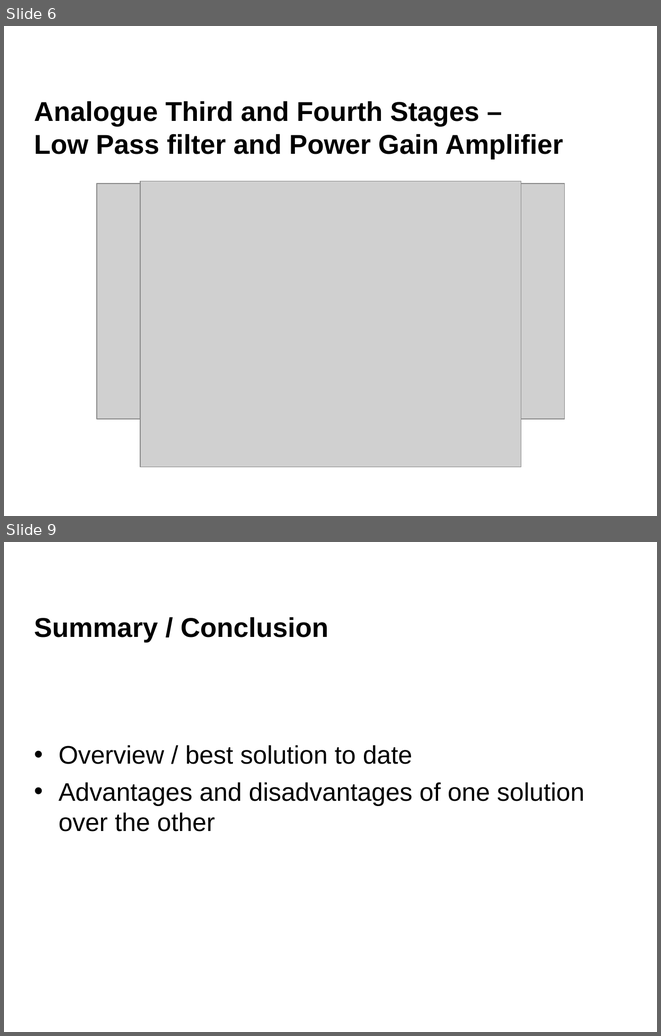
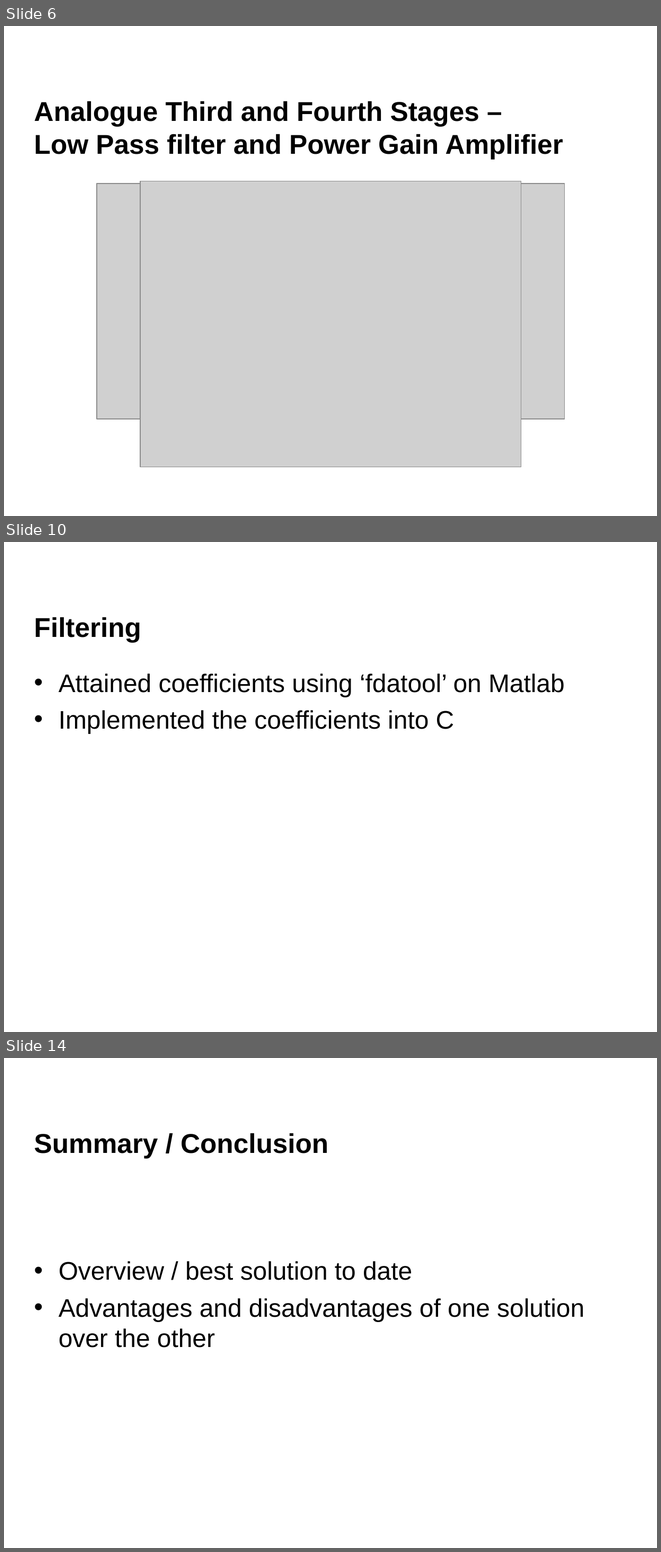
Before and after one commit to danielsaul/audio-descrambler-scenario, a slide deck: powerpoint /presentationfinal.ppt. Shown one above the other, each under a label of ours: slides 6 and 9 before the commit, slides 6, 10 and 14 after it; the slides between them are not shown. The pictures are 661x1036 and 661x1552 pixels, drawn with LibreOffice and Linux fonts; fonts in the diff are those of the drawing; grey boxes stand for pictures; background and template pictures are left out. Boxes give left, top, right and bottom in pixels: in the first picture for what was removed or moved away, otherwise in the second. Text is boxed around its words. In the diff, an @@ line names an element or a change of style, - is before the commit and + after.

```diff
--- a/powerpoint /presentationfinal.ppt
+++ b/powerpoint /presentationfinal.ppt
@@ slide 10 added at <box>4,542,657,1032</box>, background #FFFFFF @@
@@ title added at <box>34,617,141,642</box>, 30 pt, text #000000, bold @@
+Filtering
@@ text added at <box>59,673,565,733</box>, 28 pt, text #000000 @@
+• Attained coefficients using ‘fdatool’ on Matlab
+• Implemented the coefficients into C
@@ what was slide 9 is now slide 14 @@
```
Also in this commit, not shown: 1 slide changed, 5 other slides added, 1 slide removed, 3 other files.
